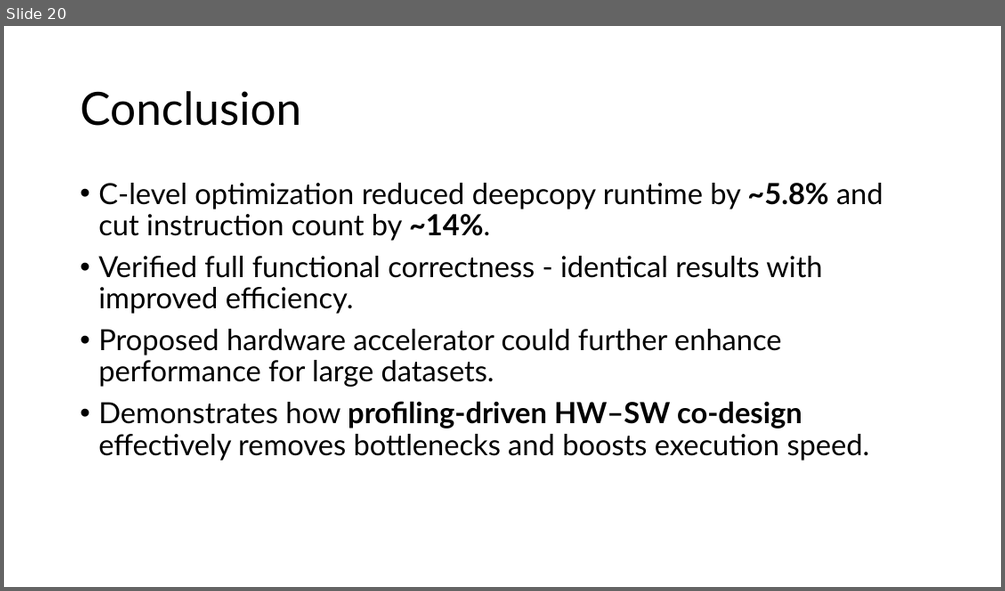
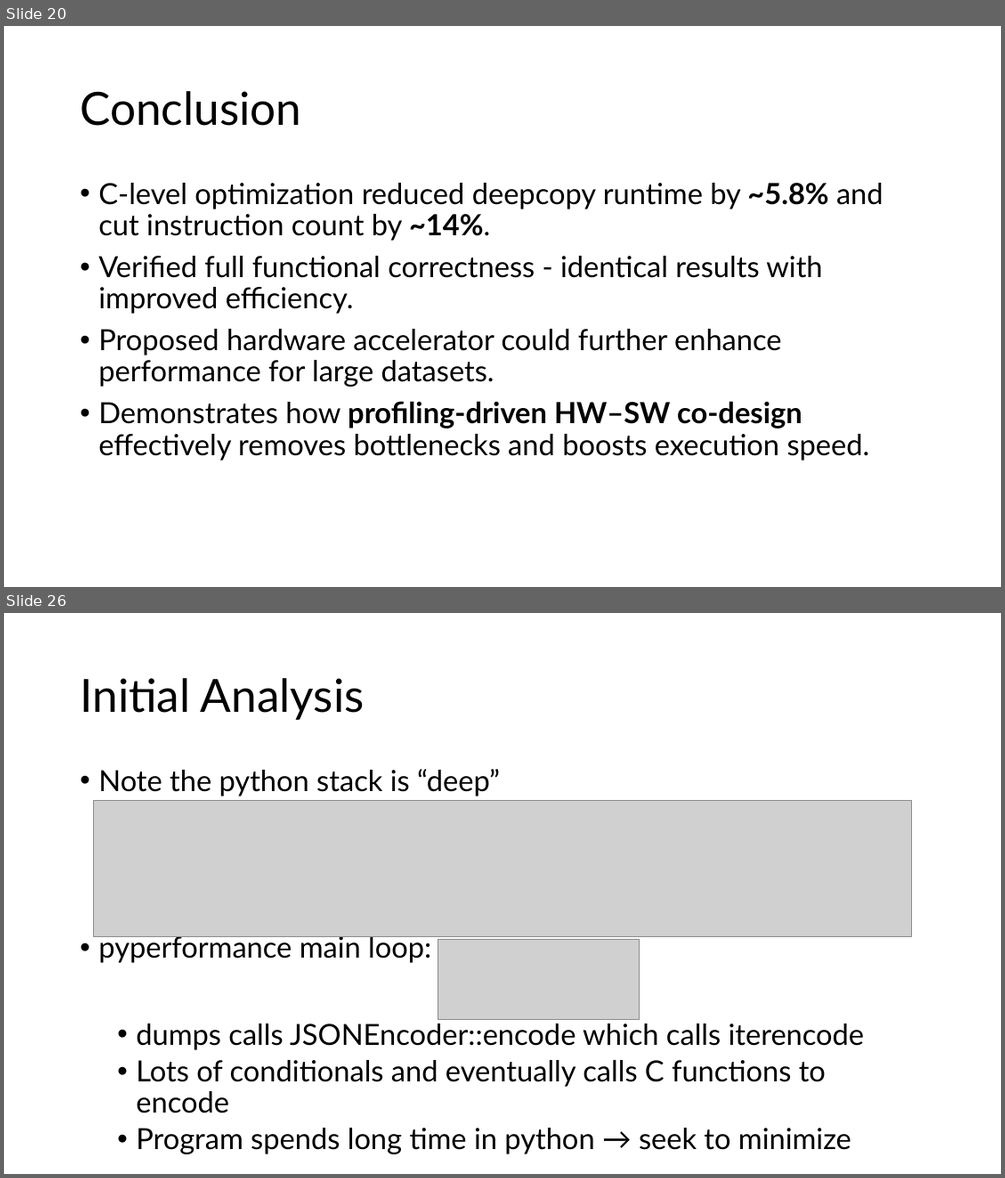
Before and after one commit to Dorknafo7/HW-SW-Co-Design-Project, a slide deck: project_presentation.pptx. Shown one above the other, each under a label of ours: slide 20 before the commit, slides 20 and 26 after it; the slides between them are not shown. The pictures are 1005x591 and 1005x1178 pixels, drawn with LibreOffice and Linux fonts; fonts in the diff are those of the drawing; grey boxes stand for pictures. Boxes give left, top, right and bottom in pixels: in the first picture for what was removed or moved away, otherwise in the second. Text is boxed around its words. In the diff, an @@ line names an element or a change of style, - is before the commit and + after.

Commit message:
ppt update - add json_dumps presentation

```diff
--- a/project_presentation.pptx
+++ b/project_presentation.pptx
@@ slide 26 added at [4,613,1001,1174], background #FFFFFF @@
@@ title added at [80,678,364,720], 44 pt, text #000000 @@
+Initial Analysis
@@ text added at [98,769,865,1154], 28 pt, text #000000 @@
+• Note the python stack is “deep”
+• pyperformance main loop:
+  • dumps calls JSONEncoder::encode which calls iterencode
+  • Lots of conditionals and eventually calls C functions to encode
+  • Program spends long time in python → seek to minimize
@@ picture added at [94,801,912,936] @@
@@ picture added at [438,939,639,1020] @@
```
Also in this commit, not shown: 17 other slides added.
